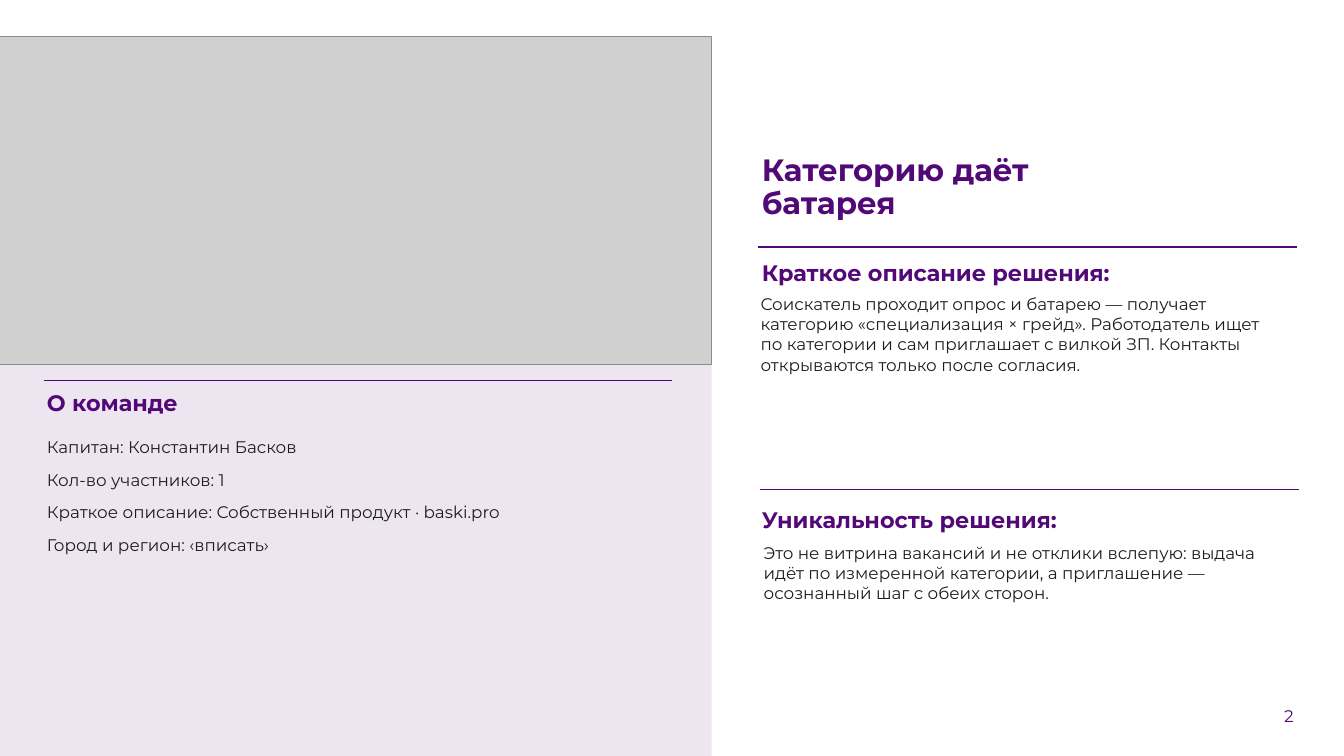
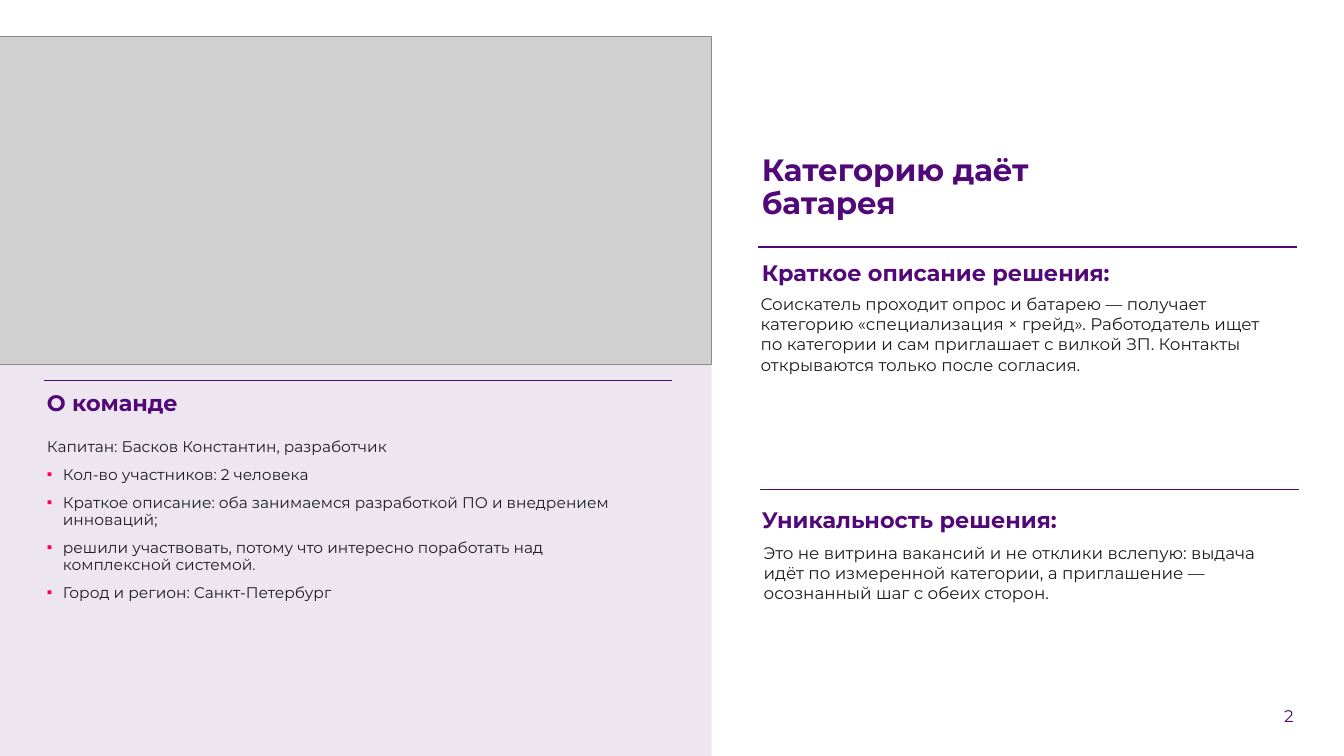
Before and after one commit to BaskovKonstantin/handcheck, a slide deck: slide 2 of docs/presentation/HandCheck-ФСП-2026.pptx. Drawn at 1344x756 pixels with LibreOffice and Linux fonts; fonts in the diff are those of the drawing; grey boxes stand for pictures; background and template pictures are left out. Boxes give left, top, right and bottom in pixels: in the first picture for what was removed or moved away, otherwise in the second. Text is boxed around its words. In the diff, an @@ line names an element or a change of style, - is before the commit and + after.

```diff
--- a/docs/presentation/HandCheck-ФСП-2026.pptx
+++ b/docs/presentation/HandCheck-ФСП-2026.pptx
@@ text at box(47, 440, 609, 601): text changed; size 12 to 11 pt @@
-Капитан: Константин Басков
-Кол-во участников: 1
-Краткое описание: Собственный продукт · baski.pro
-Город и регион: ‹вписать›
+Капитан: Басков Константин, разработчик
+▪ Кол-во участников: 2 человека
+▪ Краткое описание: оба занимаемся разработкой ПО и внедрением инноваций;
+▪ решили участвовать, потому что интересно поработать над комплексной системой.
+▪ Город и регион: Санкт-Петербург
```
Also in this commit, not shown: 3 other slides changed, 12 other files.
